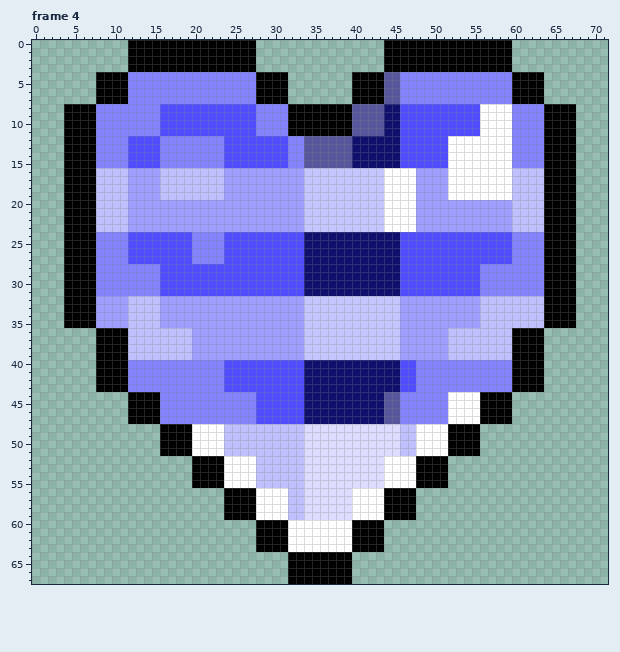
Two versions of one pixel-art file, Template (14 frames).aseprite. The picture above is the old version.
72x68 pixels, 14 frames. Colours within 5 levels of each other are drawn and written as one. Shown: frame 4. The commit also changed other frames, which this record leaves out.
The result:
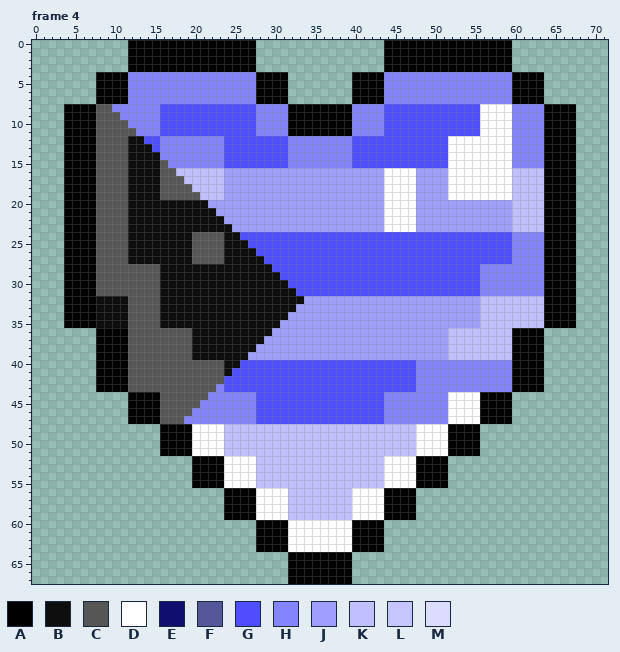
Palette (. is transparent): A #000000  B #0e0e0e  C #565656  D #ffffff  E #0f0f6d  F #56569b  G #4e4eff  H #8484ff  J #9f9fff  K #c0c0ff  L #c6c6ff  M #dcdcff
From old to new:
layer "Layered /V6 Stripes H" now hidden
layer "Layered /Triangle L" now shown
Frame 4:
y 4..7: x 44..45 FF -> HH
y 8: x 8..9 HH -> CC; x 40..45 FFFFEE -> HHHHGG
y 9: x 8..10 HHH -> CCC; x 40..45 FFFFEE -> HHHHGG
y 10: x 8..11 HHHH -> CCCC; x 40..45 FFFFEE -> HHHHGG
y 11: x 8..12 HHHHH -> CCCCC; x 40..45 FFFFEE -> HHHHGG
y 12: x 8..13 HHHHGG -> CCCCBB; x 34..45 FFFFFFEEEEEE -> HHHHHHGGGGGG
y 13: x 8..14 HHHHGGG -> CCCCBBB; x 34..45 FFFFFFEEEEEE -> HHHHHHGGGGGG
y 14: x 8..15 HHHHGGGG -> CCCCBBBB; x 34..45 FFFFFFEEEEEE -> HHHHHHGGGGGG
y 15: x 8..16 HHHHGGGGH -> CCCCBBBBC; x 34..45 FFFFFFEEEEEE -> HHHHHHGGGGGG
y 16: x 8..17 KKKKJJJJKK -> CCCCBBBBCC; x 34..43 LLLLLLLLLL -> JJJJJJJJJJ
y 17: x 8..18 KKKKJJJJKKK -> CCCCBBBBCCC; x 34..43 LLLLLLLLLL -> JJJJJJJJJJ
y 18: x 8..19 KKKKJJJJKKKK -> CCCCBBBBCCCC; x 34..43 LLLLLLLLLL -> JJJJJJJJJJ
y 19: x 8..20 KKKKJJJJKKKKK -> CCCCBBBBCCCCC; x 34..43 LLLLLLLLLL -> JJJJJJJJJJ
y 20: x 8..21 KKKKJJJJJJJJJJ -> CCCCBBBBBBBBBB; x 34..43 LLLLLLLLLL -> JJJJJJJJJJ
y 21: x 8..22 KKKKJJJJJJJJJJJ -> CCCCBBBBBBBBBBB; x 34..43 LLLLLLLLLL -> JJJJJJJJJJ
y 22: x 8..23 KKKKJJJJJJJJJJJJ -> CCCCBBBBBBBBBBBB; x 34..43 LLLLLLLLLL -> JJJJJJJJJJ
y 23: x 8..24 KKKKJJJJJJJJJJJJJ -> CCCCBBBBBBBBBBBBB; x 34..43 LLLLLLLLLL -> JJJJJJJJJJ
y 24: x 8..25 HHHHGGGGGGGGHHHHGG -> CCCCBBBBBBBBCCCCBB; x 34..45 EEEEEEEEEEEE -> GGGGGGGGGGGG
y 25: x 8..26 HHHHGGGGGGGGHHHHGGG -> CCCCBBBBBBBBCCCCBBB; x 34..45 EEEEEEEEEEEE -> GGGGGGGGGGGG
y 26: x 8..27 HHHHGGGGGGGGHHHHGGGG -> CCCCBBBBBBBBCCCCBBBB; x 34..45 EEEEEEEEEEEE -> GGGGGGGGGGGG
y 27: x 8..28 HHHHGGGGGGGGHHHHGGGGG -> CCCCBBBBBBBBCCCCBBBBB; x 34..45 EEEEEEEEEEEE -> GGGGGGGGGGGG
y 28: x 8..29 HHHHHHHHGGGGGGGGGGGGGG -> CCCCCCCCBBBBBBBBBBBBBB; x 34..45 EEEEEEEEEEEE -> GGGGGGGGGGGG
y 29: x 8..30 HHHHHHHHGGGGGGGGGGGGGGG -> CCCCCCCCBBBBBBBBBBBBBBB; x 34..45 EEEEEEEEEEEE -> GGGGGGGGGGGG
y 30: x 8..31 HHHHHHHHGGGGGGGGGGGGGGGG -> CCCCCCCCBBBBBBBBBBBBBBBB; x 34..45 EEEEEEEEEEEE -> GGGGGGGGGGGG
y 31: x 8..32 HHHHHHHHGGGGGGGGGGGGGGGGG -> CCCCCCCCBBBBBBBBBBBBBBBBB; x 34..45 EEEEEEEEEEEE -> GGGGGGGGGGGG
y 32: x 8..45 JJJJKKKKJJJJJJJJJJJJJJJJJJLLLLLLLLLLLL -> BBBBCCCCBBBBBBBBBBBBBBBBBBJJJJJJJJJJJJ
y 33: x 8..32 JJJJKKKKJJJJJJJJJJJJJJJJJ -> BBBBCCCCBBBBBBBBBBBBBBBBB; x 34..45 LLLLLLLLLLLL -> JJJJJJJJJJJJ
y 34: x 8..31 JJJJKKKKJJJJJJJJJJJJJJJJ -> BBBBCCCCBBBBBBBBBBBBBBBB; x 34..45 LLLLLLLLLLLL -> JJJJJJJJJJJJ
y 35: x 8..30 JJJJKKKKJJJJJJJJJJJJJJJ -> BBBBCCCCBBBBBBBBBBBBBBB; x 34..45 LLLLLLLLLLLL -> JJJJJJJJJJJJ
y 36: x 12..29 KKKKKKKKJJJJJJJJJJ -> CCCCCCCCBBBBBBBBBB; x 34..45 LLLLLLLLLLLL -> JJJJJJJJJJJJ
y 37: x 12..28 KKKKKKKKJJJJJJJJJ -> CCCCCCCCBBBBBBBBB; x 34..45 LLLLLLLLLLLL -> JJJJJJJJJJJJ
y 38: x 12..27 KKKKKKKKJJJJJJJJ -> CCCCCCCCBBBBBBBB; x 34..45 LLLLLLLLLLLL -> JJJJJJJJJJJJ
y 39: x 12..26 KKKKKKKKJJJJJJJ -> CCCCCCCCBBBBBBB; x 34..45 LLLLLLLLLLLL -> JJJJJJJJJJJJ
y 40: x 12..25 HHHHHHHHHHHHGG -> CCCCCCCCCCCCBB; x 34..45 EEEEEEEEEEEE -> GGGGGGGGGGGG
y 41: x 12..24 HHHHHHHHHHHHG -> CCCCCCCCCCCCB; x 34..45 EEEEEEEEEEEE -> GGGGGGGGGGGG
y 42: x 12..23 HHHHHHHHHHHH -> CCCCCCCCCCCC; x 34..45 EEEEEEEEEEEE -> GGGGGGGGGGGG
y 43: x 12..22 HHHHHHHHHHH -> CCCCCCCCCCC; x 34..45 EEEEEEEEEEEE -> GGGGGGGGGGGG
y 44: x 16..21 HHHHHH -> CCCCCC; x 34..45 EEEEEEEEEEFF -> GGGGGGGGGGHH
y 45: x 16..20 HHHHH -> CCCCC; x 34..45 EEEEEEEEEEFF -> GGGGGGGGGGHH
y 46: x 16..19 HHHH -> CCCC; x 34..45 EEEEEEEEEEFF -> GGGGGGGGGGHH
y 47: x 16..18 HHH -> CCC; x 34..45 EEEEEEEEEEFF -> GGGGGGGGGGHH
y 48..51: x 34..45 MMMMMMMMMMMM -> KKKKKKKKKKKK
y 52..55: x 34..43 MMMMMMMMMM -> KKKKKKKKKK
y 56..59: x 34..39 MMMMMM -> KKKKKK
Pixel boxes of the changes (left, top, right, bottom) in both pictures:
changed: (96, 72, 400, 520)
